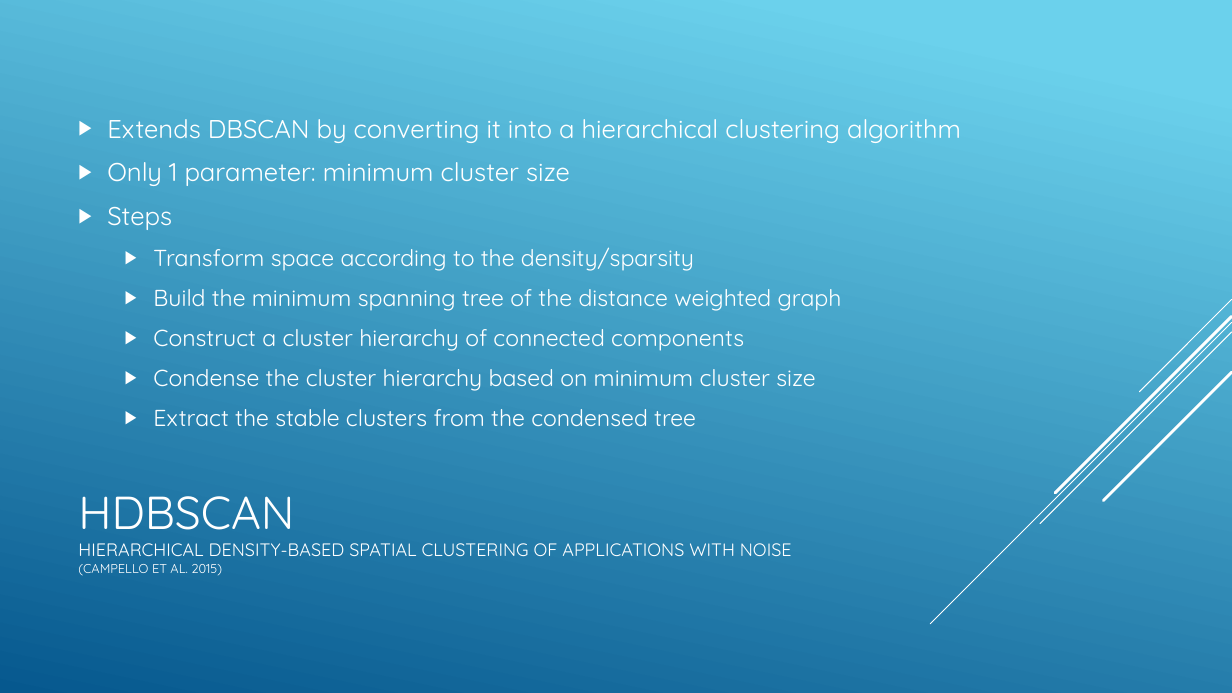
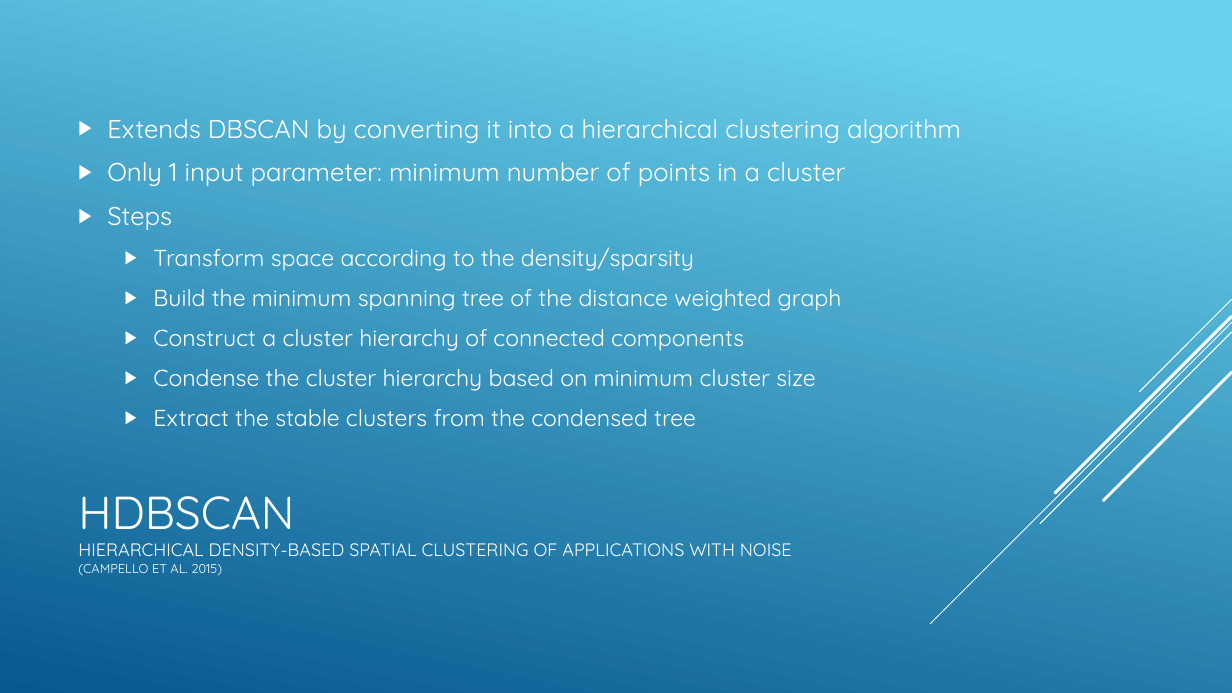
Before and after one commit to Vardominator/SorinLab, a slide deck: slide 7 of Talks/6_28_17/DensityBasedClustering.pptx. Drawn at 1232x693 pixels with LibreOffice and Linux fonts; fonts in the diff are those of the drawing. Boxes give left, top, right and bottom in pixels: in the first picture for what was removed or moved away, otherwise in the second. Text is boxed around its words. In the diff, an @@ line names an element or a change of style, - is before the commit and + after.

```diff
--- a/Talks/6_28_17/DensityBasedClustering.pptx
+++ b/Talks/6_28_17/DensityBasedClustering.pptx
@@ text at (x1=107, y1=162, x2=845, y2=186): text changed @@
-▶ Only 1 parameter: minimum cluster size
+▶ Only 1 input parameter: minimum number of points in a cluster
```
Also in this commit, not shown: 9 other slides changed, 3 slides added, 5 other files.
